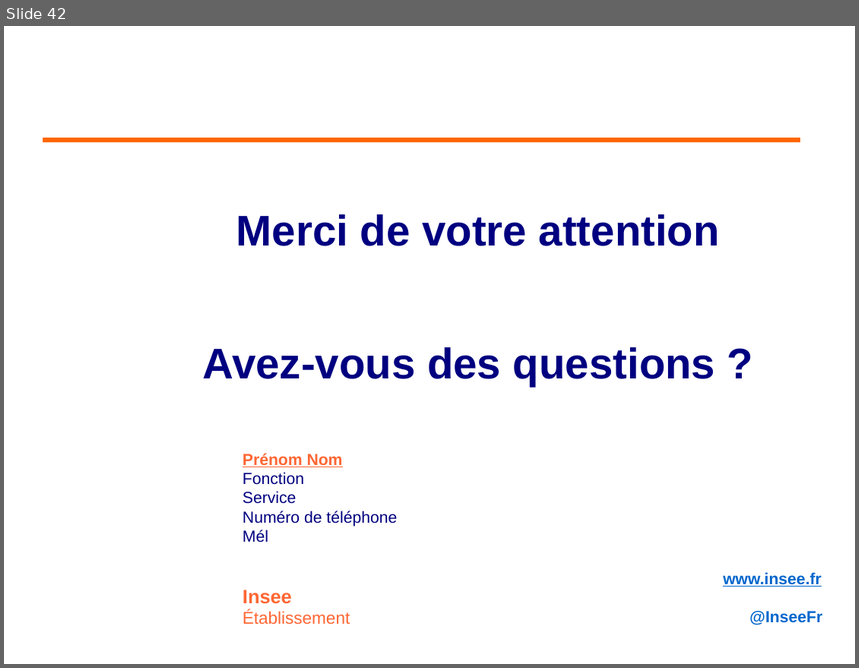
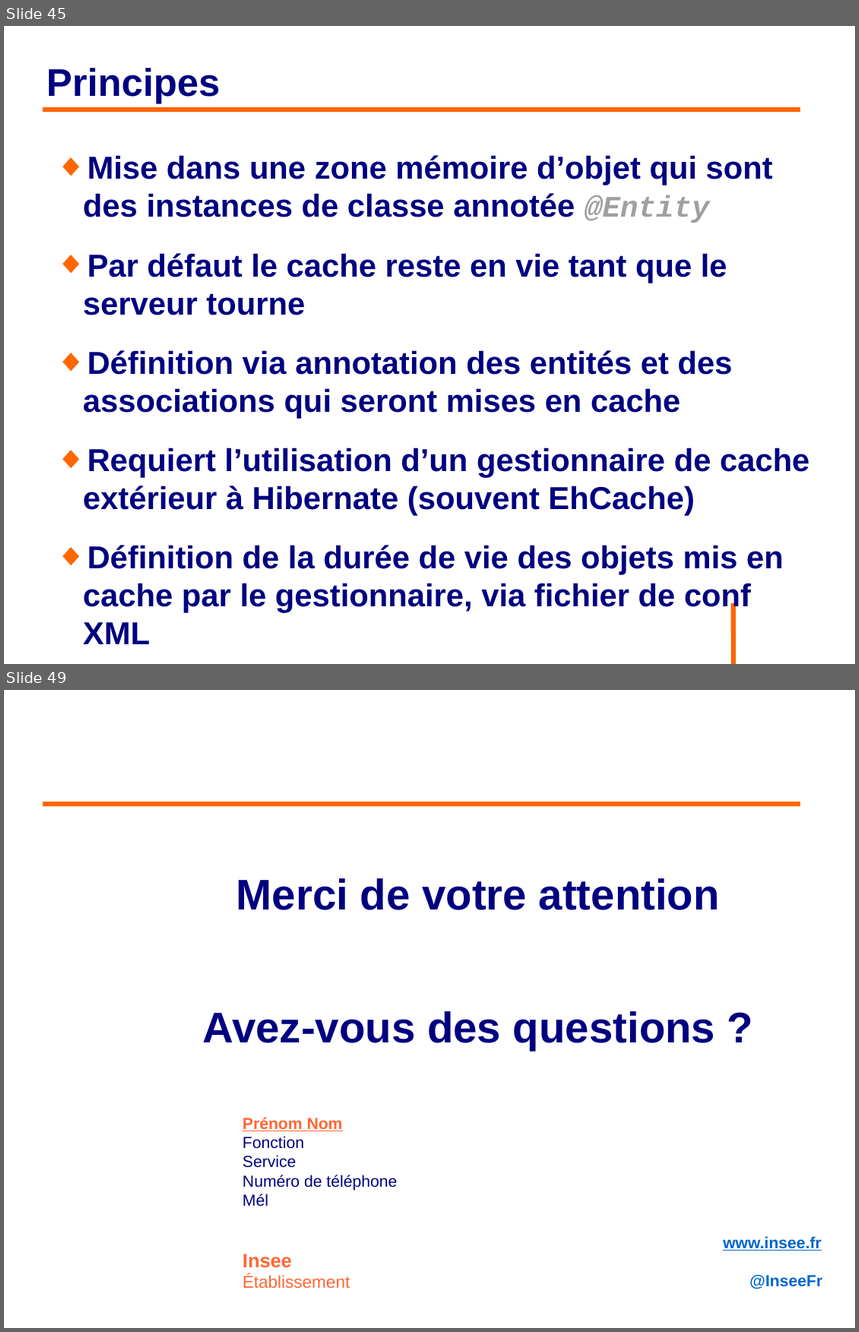
Before and after one commit to philphils/formation-hibernate-avancee, a slide deck: Documentation/diapo_formation_hibernate_avancee.odp. Shown one above the other, each under a label of ours: slide 42 before the commit, slides 45 and 49 after it; the slides between them are not shown. The pictures are 859x668 and 859x1332 pixels, drawn with LibreOffice and Linux fonts; fonts in the diff are those of the drawing; background and template pictures are left out. Boxes give left, top, right and bottom in pixels: in the first picture for what was removed or moved away, otherwise in the second. Text is boxed around its words. In the diff, an @@ line names an element or a change of style, - is before the commit and + after.

Commit message:
Avancement diapo 2nd level cache

```diff
--- a/Documentation/diapo_formation_hibernate_avancee.odp
+++ b/Documentation/diapo_formation_hibernate_avancee.odp
@@ slide 45 added at (x1=4, y1=26, x2=855, y2=664), background #FFFFFF @@
@@ title added at (x1=47, y1=68, x2=220, y2=104), 36 pt, text #000080, bold @@
+Principes
@@ line added from (43, 110) to (801, 110), #FF6600 4.54 pt @@
@@ text added at (x1=83, y1=155, x2=810, y2=645), 29.6 pt, text #000080, bold @@
+◆ Mise dans une zone mémoire d’objet qui sont des instances de classe annotée @Entity
+◆ Par défaut le cache reste en vie tant que le serveur tourne
+◆ Définition via annotation des entités et des associations qui seront mises en cache
+◆ Requiert l’utilisation d’un gestionnaire de cache extérieur à Hibernate (souvent EhCache)
+◆ Définition de la durée de vie des objets mis en cache par le gestionnaire, via fichier de conf XML
@@ line added from (734, 604) to (734, 664), #FF6600 4.54 pt @@
@@ what was slide 42 is now slide 49 @@
```
Also in this commit, not shown: 6 other slides added.
